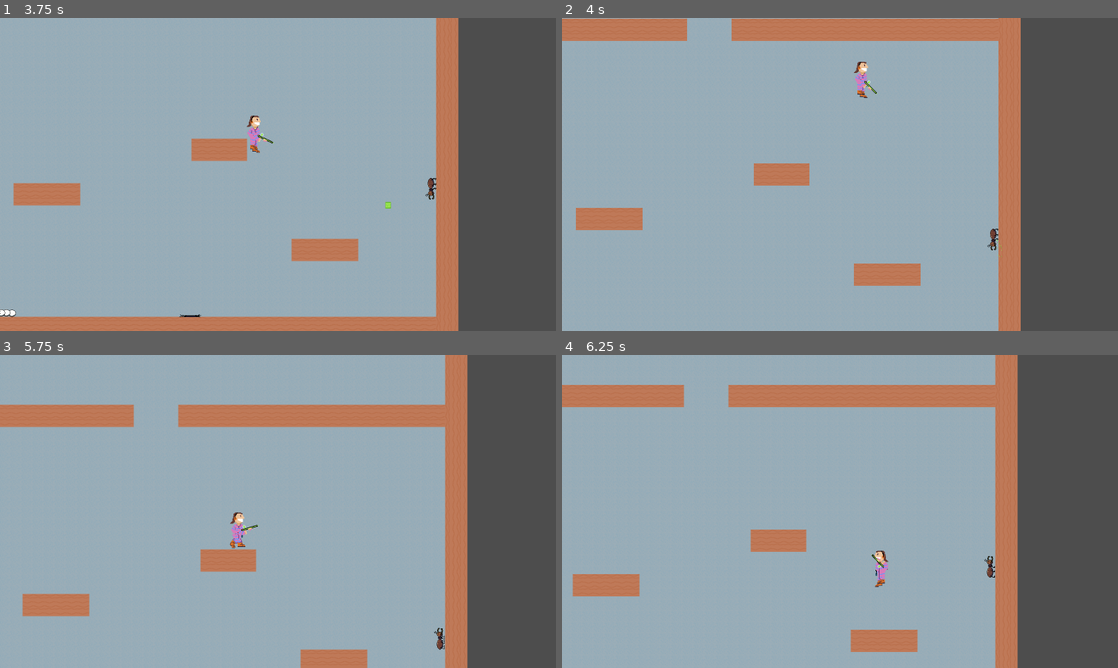
Above: before the commit, frames 1-4 (two rows, left to right).
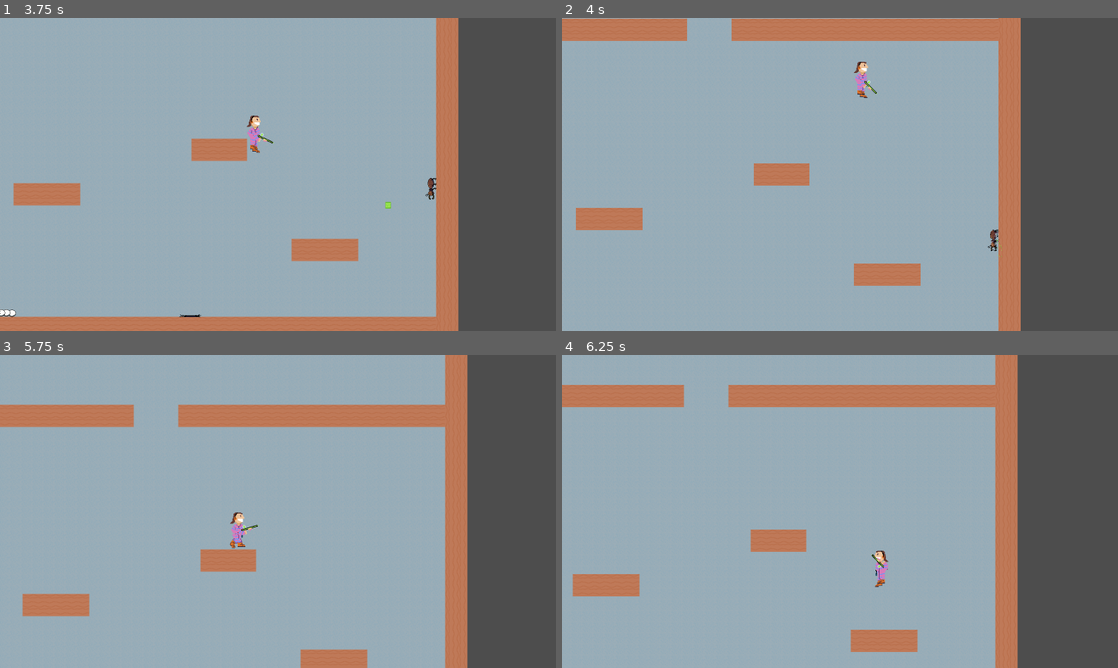
Above: after the commit, the same moments.

Repository: deruitda/ludum-dare-56
Game: Godot game, scene res://scenes/levels/termite_extermination_andrew.tscn
The game is run twice, just before and just after one commit, with the same random seed, the same clock (stepped at 60 frames per second) and the same inputs.
Inputs (mouse positions are in pixels of both pictures, inside the frame that each line leads up to):
- Up to frame 1 (3.75 s): move the mouse to (400, 158) at 0.52 s; hold D (move_right) 0.53-2.03 s; click (400, 158) at 0.6 s; tap Space (jump) at 0.77, 1.07, 1.52, 1.82, 3.02, 3.32 s; move the mouse to (166, 190) at 1.27 s; click (166, 190) at 1.35 s; move the mouse to (333, 105) at 2.02 s; hold A (move_left) 2.03-2.78 s; click (333, 105) at 2.1 s; move the mouse to (250, 237) at 2.77 s; hold D (move_right) from 2.78 s (still down); click (250, 237) at 2.85 s; move the mouse to (444, 221) at 3.52 s; click (444, 221) at 3.6 s
- Up to frame 2 (4 s): keep holding D (move_right); tap Space (jump) at 3.77 s
- Up to frame 3 (5.75 s): tap Space (jump) at 4.07, 4.52, 4.82 s; move the mouse to (111, 464) at 4.27 s; release D (move_right) at 4.28 s; hold A (move_left) 4.28-5.03 s; click (111, 464) at 4.35 s; move the mouse to (305, 511) at 5.02 s; hold D (move_right) from 5.03 s (still down); click (305, 511) at 5.1 s
- Up to frame 4 (6.25 s): move the mouse to (756, 433) at 5.77 s; release D (move_right) at 5.78 s; hold A (move_left) from 5.78 s (still down); click (756, 433) at 5.85 s; tap Space (jump) at 6.02 s

Frame 1 is identical in both runs. In frame 2, less than 0.1% of the frame differs, in the area x 76-79%, y 67-75%; in frame 3, less than 0.1%, in the area x 78-80%, y 87-95%; in frame 4, less than 0.1%.

Commit message:
soldier dying

Diff:
--- a/scenes/enemies/termite_soldier.gd
+++ b/scenes/enemies/termite_soldier.gd
@@ -13,6 +13,8 @@
 
 @onready var _rage_speed: float = 600.0
 @onready var _walk_speed: float = 300.0
+
+@onready var is_dying: bool = false
 
 func _ready() -> void:
 	if start_walking_up:
@@ -35,31 +37,19 @@
 		animated_sprite_2d.flip_h = true
 		rage_ray.rotation = deg_to_rad(90)
 
-	if animated_sprite_2d.animation == "walking" and is_raging:
+	if is_dying and animated_sprite_2d.animation != "dying":
+		animated_sprite_2d.play("dying")
+	elif animated_sprite_2d.animation == "walking" and is_raging:
 		animated_sprite_2d.play("raging")
 	elif animated_sprite_2d.animation == "raging" and not is_raging:
 		animated_sprite_2d.play("walking")
 
 # Called every frame. 'delta' is the elapsed time since the previous frame.
 func _physics_process(delta: float) -> void:
-	if player_is_in_rage_view():
-		is_raging = true
-		velocity_component.max_speed = _rage_speed
-
+	if is_dying:
+		velocity_component.apply_gravity(delta)
 	else:
-		is_raging = false
-		velocity_component.max_speed = _walk_speed
-
-	if is_on_wall() and (is_on_ceiling() || is_on_floor()):
-		enemy_walk_direction.toggle_current_direction()
-
-	if is_on_wall():
-		velocity_component.apply_move(enemy_walk_direction.current_direction, delta)
-	elif not is_on_wall():
-		var wall_direction = Vector2.RIGHT
-		if not wall_is_right:
-			wall_direction = Vector2.LEFT
-		velocity_component.apply_move(wall_direction, delta)
+		handle_apply_movement(delta)
 	velocity_component.do_character_move(self)
 
 	pass
@@ -79,3 +69,35 @@
 func _on_toggle_direction_timer_timeout() -> void:
 	enemy_walk_direction.toggle_current_direction()
 	pass # Replace with function body.
+
+func handle_apply_movement(delta: float) -> void:
+
+	if player_is_in_rage_view():
+		is_raging = true
+		velocity_component.max_speed = _rage_speed
+	else:
+		is_raging = false
+		velocity_component.max_speed = _walk_speed
+
+	if is_on_wall() and (is_on_ceiling() || is_on_floor()):
+		enemy_walk_direction.toggle_current_direction()
+
+	if is_on_wall():
+		velocity_component.apply_move(enemy_walk_direction.current_direction, delta)
+	elif not is_on_wall():
+		var wall_direction = Vector2.RIGHT
+		if not wall_is_right:
+			wall_direction = Vector2.LEFT
+		velocity_component.apply_move(wall_direction, delta)
+
+func _on_health_component_died() -> void:
+	is_dying = true
+	pass # Replace with function body.
+
+func handle_death() -> void:
+	queue_free()
+
+func _on_animated_sprite_2d_animation_finished() -> void:
+	if animated_sprite_2d.animation == "dying":
+		handle_death()
+	pass # Replace with function body.
--- a/scenes/enemies/termite_soldier.tscn
+++ b/scenes/enemies/termite_soldier.tscn
@@ -1,8 +1,9 @@
-[gd_scene load_steps=23 format=3 uid="uid://peddybhwcvq6"]
+[gd_scene load_steps=33 format=3 uid="uid://peddybhwcvq6"]
 
 [ext_resource type="Texture2D" uid="uid://ot2ucdq3fya3" path="res://assets/sprites/termite-soldier/termite-soldier-patrol.png" id="1_il6v4"]
 [ext_resource type="Script" path="res://scenes/enemies/termite_soldier.gd" id="1_u5irw"]
 [ext_resource type="Script" path="res://scenes/entity_composition/hurt_box.gd" id="2_7rswj"]
+[ext_resource type="Texture2D" uid="uid://bt4otr7id0fhj" path="res://assets/sprites/termite-soldier/termite-soldier-squish.png" id="2_45m6m"]
 [ext_resource type="Texture2D" uid="uid://uwgpraqtna11" path="res://assets/sprites/termite-soldier/termite-soldier-aggro.png" id="2_dvut8"]
 [ext_resource type="Script" path="res://scenes/entity_composition/health_component.gd" id="3_c4ldb"]
 [ext_resource type="Script" path="res://scenes/entity_composition/velocity_component.gd" id="5_oj13s"]
@@ -11,6 +12,42 @@
 [sub_resource type="RectangleShape2D" id="RectangleShape2D_rkyvp"]
 size = Vector2(62, 26)
 
+[sub_resource type="AtlasTexture" id="AtlasTexture_qgimg"]
+atlas = ExtResource("2_45m6m")
+region = Rect2(0, 0, 64, 64)
+
+[sub_resource type="AtlasTexture" id="AtlasTexture_s4t4g"]
+atlas = ExtResource("2_45m6m")
+region = Rect2(64, 0, 64, 64)
+
+[sub_resource type="AtlasTexture" id="AtlasTexture_bb5xf"]
+atlas = ExtResource("2_45m6m")
+region = Rect2(128, 0, 64, 64)
+
+[sub_resource type="AtlasTexture" id="AtlasTexture_mdyeu"]
+atlas = ExtResource("2_45m6m")
+region = Rect2(192, 0, 64, 64)
+
+[sub_resource type="AtlasTexture" id="AtlasTexture_g5wb6"]
+atlas = ExtResource("2_45m6m")
+region = Rect2(256, 0, 64, 64)
+
+[sub_resource type="AtlasTexture" id="AtlasTexture_gk46b"]
+atlas = ExtResource("2_45m6m")
+region = Rect2(320, 0, 64, 64)
+
+[sub_resource type="AtlasTexture" id="AtlasTexture_gj2ck"]
+atlas = ExtResource("2_45m6m")
+region = Rect2(384, 0, 64, 64)
+
+[sub_resource type="AtlasTexture" id="AtlasTexture_waspi"]
+atlas = ExtResource("2_45m6m")
+region = Rect2(448, 0, 64, 64)
+
+[sub_resource type="AtlasTexture" id="AtlasTexture_cyrni"]
+atlas = ExtResource("2_45m6m")
+region = Rect2(512, 0, 64, 64)
+
 [sub_resource type="AtlasTexture" id="AtlasTexture_0gy5s"]
 atlas = ExtResource("2_dvut8")
 region = Rect2(0, 0, 64, 64)
@@ -61,6 +98,38 @@
 
 [sub_resource type="SpriteFrames" id="SpriteFrames_37qoh"]
 animations = [{
+"frames": [{
+"duration": 1.0,
+"texture": SubResource("AtlasTexture_qgimg")
+}, {
+"duration": 1.0,
+"texture": SubResource("AtlasTexture_s4t4g")
+}, {
+"duration": 1.0,
+"texture": SubResource("AtlasTexture_bb5xf")
+}, {
+"duration": 1.0,
+"texture": SubResource("AtlasTexture_mdyeu")
+}, {
+"duration": 1.0,
+"texture": SubResource("AtlasTexture_g5wb6")
+}, {
+"duration": 1.0,
+"texture": SubResource("AtlasTexture_gk46b")
+}, {
+"duration": 1.0,
+"texture": SubResource("AtlasTexture_gj2ck")
+}, {
+"duration": 1.0,
+"texture": SubResource("AtlasTexture_waspi")
+}, {
+"duration": 1.0,
+"texture": SubResource("AtlasTexture_cyrni")
+}],
+"loop": false,
+"name": &"dying",
+"speed": 20.0
+}, {
 "frames": [{
 "duration": 1.0,
 "texture": SubResource("AtlasTexture_0gy5s")
@@ -124,7 +193,7 @@
 
 [node name="AnimatedSprite2D" type="AnimatedSprite2D" parent="."]
 sprite_frames = SubResource("SpriteFrames_37qoh")
-animation = &"raging"
+animation = &"dying"
 autoplay = "walking"
 
 [node name="HurtBox" type="Area2D" parent="." node_paths=PackedStringArray("health_component")]
@@ -152,3 +221,7 @@
 rotation = -1.5708
 target_position = Vector2(0, 500)
 collide_with_areas = true
+
+[connection signal="animation_finished" from="AnimatedSprite2D" to="." method="_on_animated_sprite_2d_animation_finished"]
+[connection signal="area_entered" from="HurtBox" to="HurtBox" method="_on_area_entered"]
+[connection signal="died" from="HealthComponent" to="." method="_on_health_component_died"]
